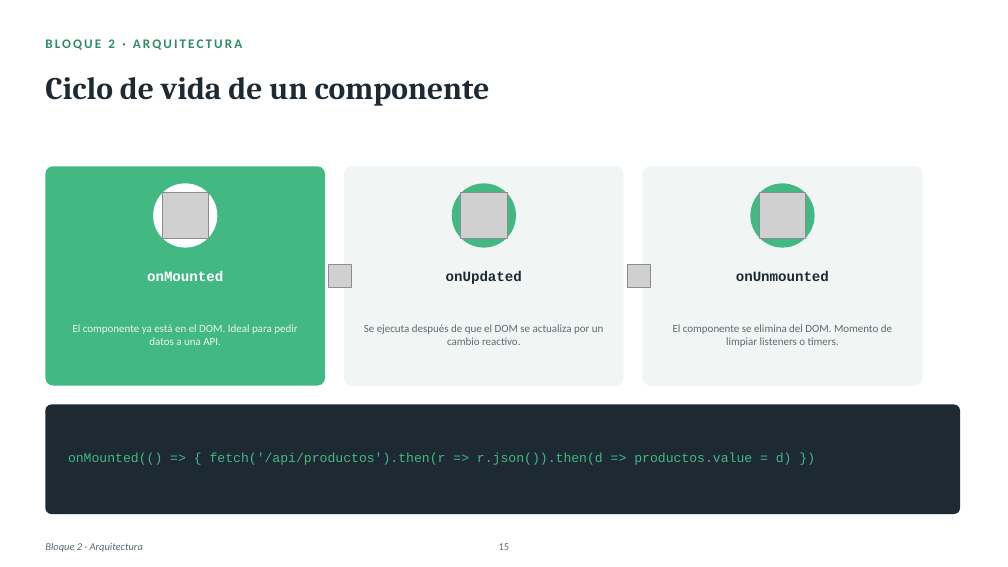
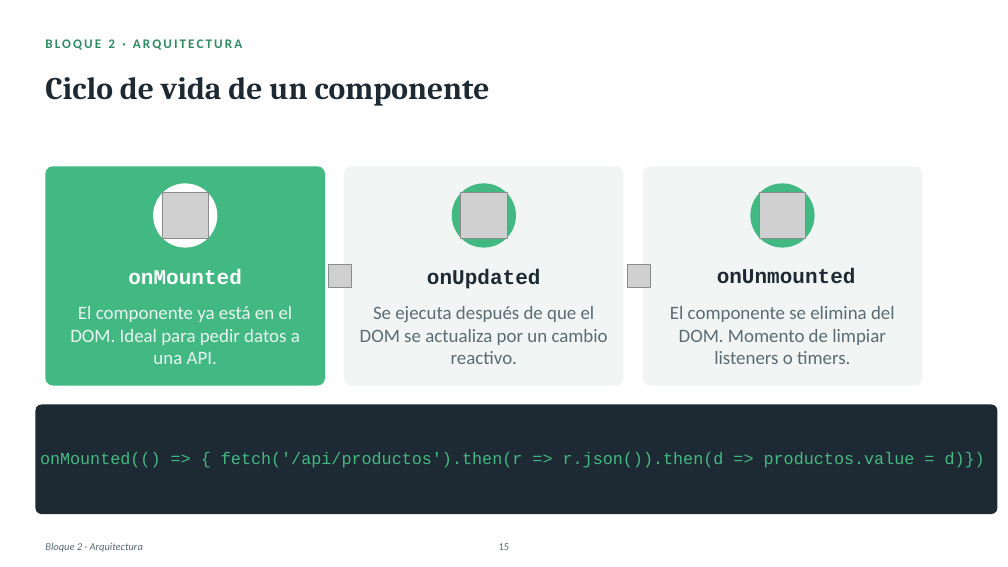
Before and after one commit to Agro-Ros-DSS-UTN/PoC, a slide deck: slide 16 of Vue_vs_React_PoC (2).pptx. Drawn at 1008x567 pixels with LibreOffice and Linux fonts; fonts in the diff are those of the drawing; grey boxes stand for pictures. Boxes give left, top, right and bottom in pixels: in the first picture for what was removed or moved away, otherwise in the second. Text is boxed around its words. In the diff, an @@ line names an element or a change of style, - is before the commit and + after.

```diff
--- a/Vue_vs_React_PoC (2).pptx
+++ b/Vue_vs_React_PoC (2).pptx
@@ size 13.5 to 20 pt in 3 elements at [128,269,241,284], [427,269,540,289], [717,268,856,283] @@
@@ size 10.5 to 18 pt in 3 elements at [70,306,300,364], [360,306,608,364], [670,306,895,364] @@
@@ rounded rectangle: place and size @@
-rounded rectangle at [45,405,960,514]
+rounded rectangle at [36,405,997,514]
@@ text at [40,452,985,468]: text changed; size 12.5 to 16 pt @@
-onMounted(() => { fetch('/api/productos').then(r => r.json()).then(d => productos.value = d) })
+onMounted(() => { fetch('/api/productos').then(r => r.json()).then(d => productos.value = d)})
```
Also in this commit, not shown: 34 other slides changed.
